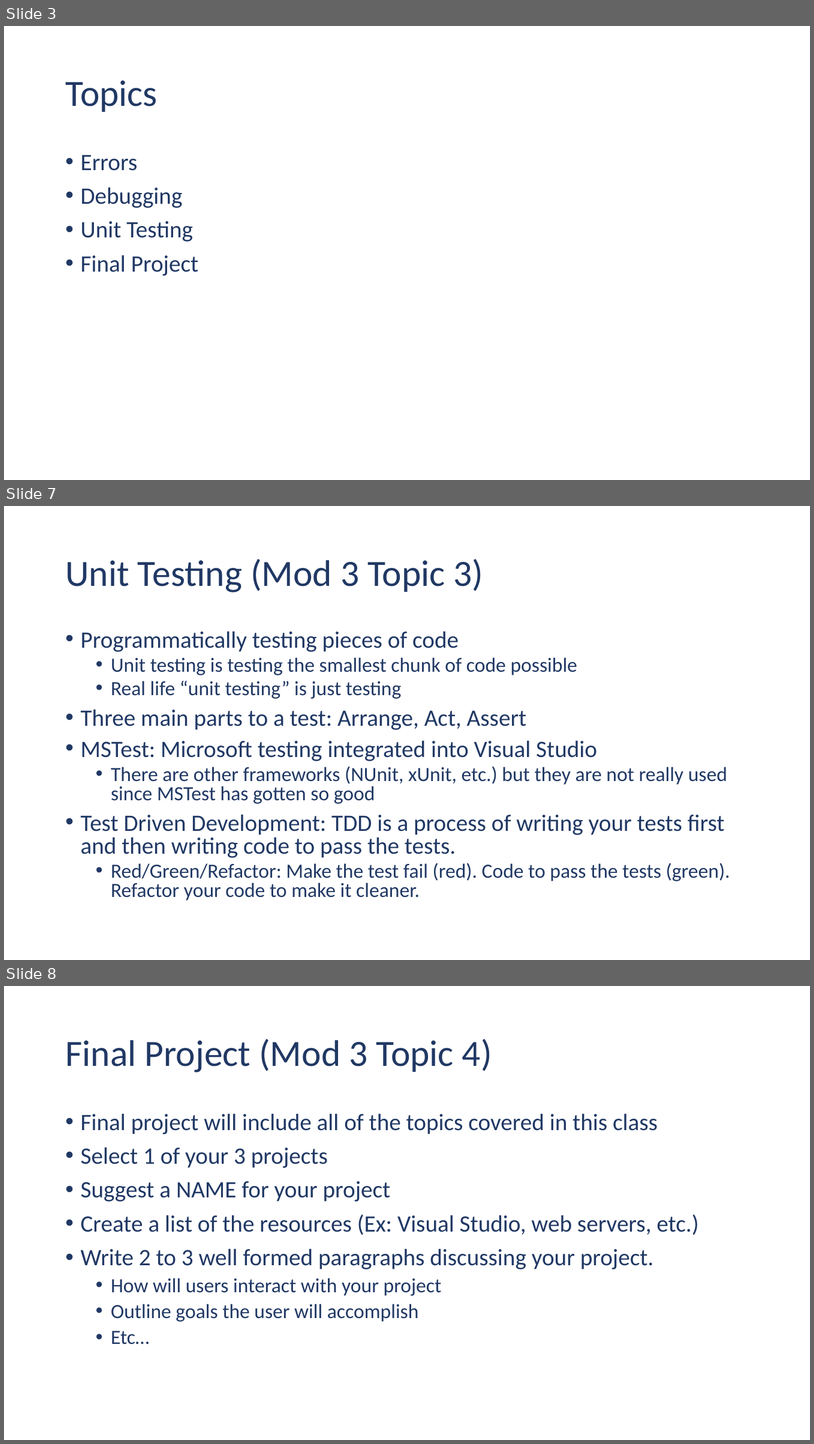
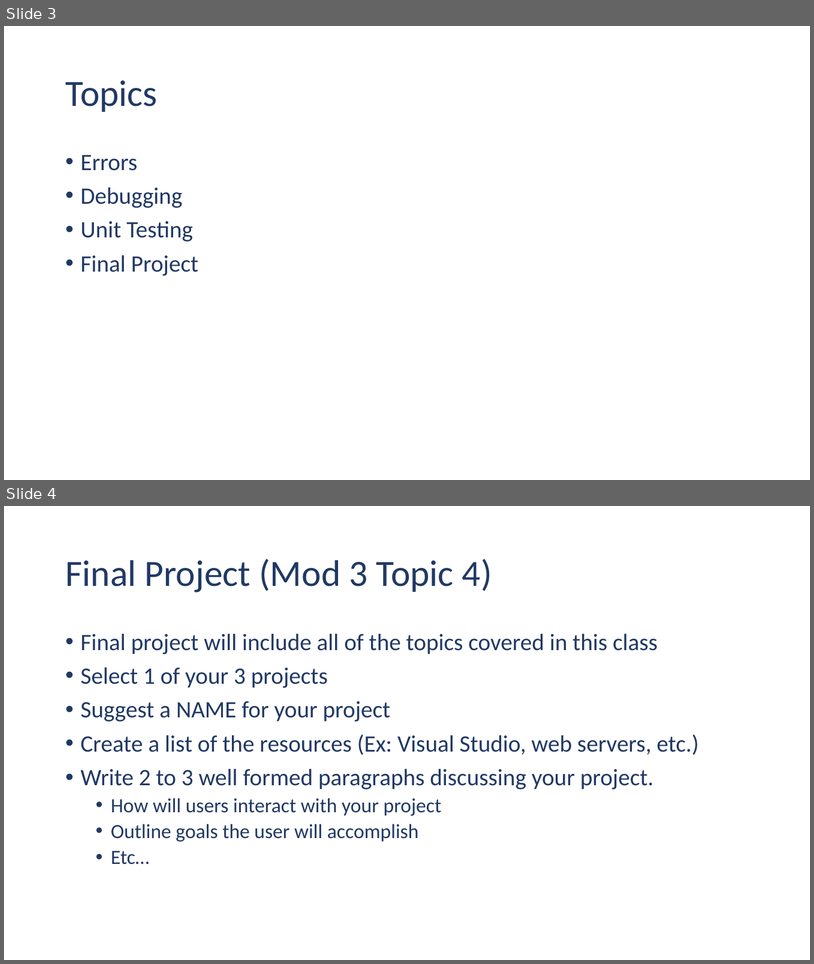
Before and after one commit to ehennis/CIS174, a slide deck: 2025-SUM/Week03.pptx. Shown one above the other, each under a label of ours: slides 3, 7 and 8 before the commit, slides 3 and 4 after it; the slides between them are not shown. The pictures are 814x1444 and 814x964 pixels, drawn with LibreOffice and Linux fonts; fonts in the diff are those of the drawing. Boxes give left, top, right and bottom in pixels: in the first picture for what was removed or moved away, otherwise in the second. Text is boxed around its words. In the diff, an @@ line names an element or a change of style, - is before the commit and + after.

```diff
--- a/2025-SUM/Week03.pptx
+++ b/2025-SUM/Week03.pptx
@@ slide 7 removed at (4, 506, 810, 960), background #FFFFFF @@
@@ title removed at (65, 559, 484, 592) @@
-Unit Testing (Mod 3 Topic 3)
@@ text removed at (81, 631, 731, 900) @@
-• Programmatically testing pieces of code
-  • Unit testing is testing the smallest chunk of code possible
-  • Real life “unit testing” is just testing
-• Three main parts to a test: Arrange, Act, Assert
-• MSTest: Microsoft testing integrated into Visual Studio
-  • There are other frameworks (NUnit, xUnit, etc.) but they are not really used since MSTest has gotten so good
-• Test Driven Development: TDD is a process of writing your tests first and then writing code to pass the tests.
-  • Red/Green/Refactor: Make the test fail (red). Code to pass the tests (green). Refactor your code to make it cleaner.
@@ what was slide 8 is now slide 4 @@
```
Also in this commit, not shown: 1 slide changed, 3 other slides removed.
